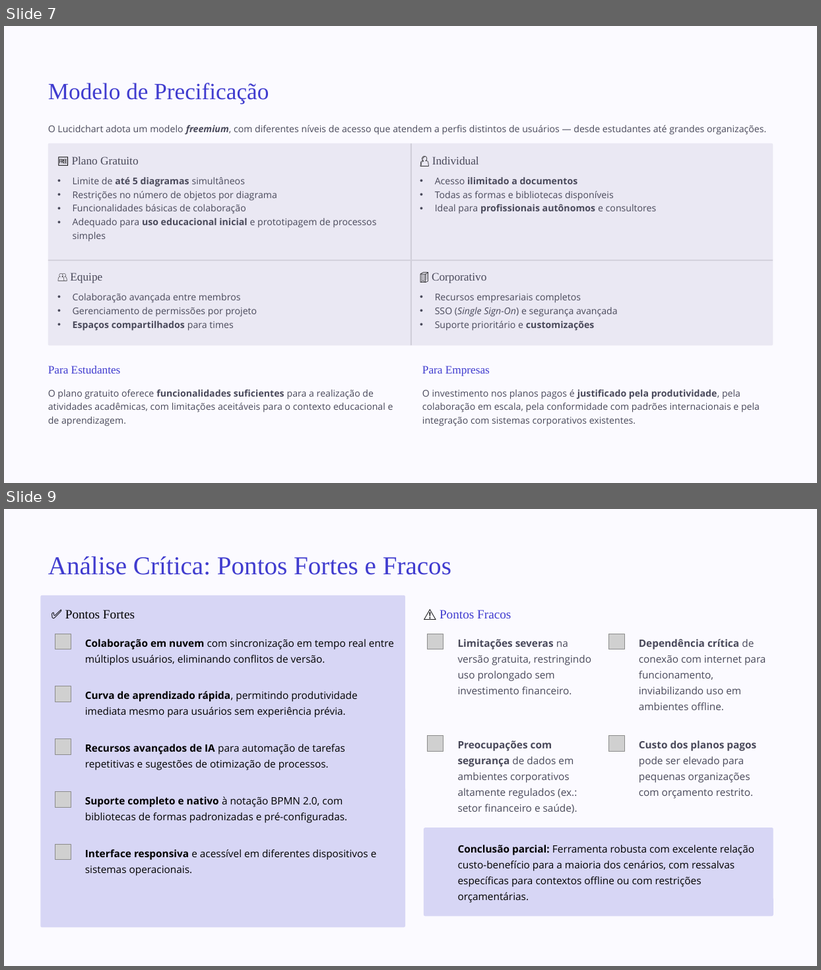
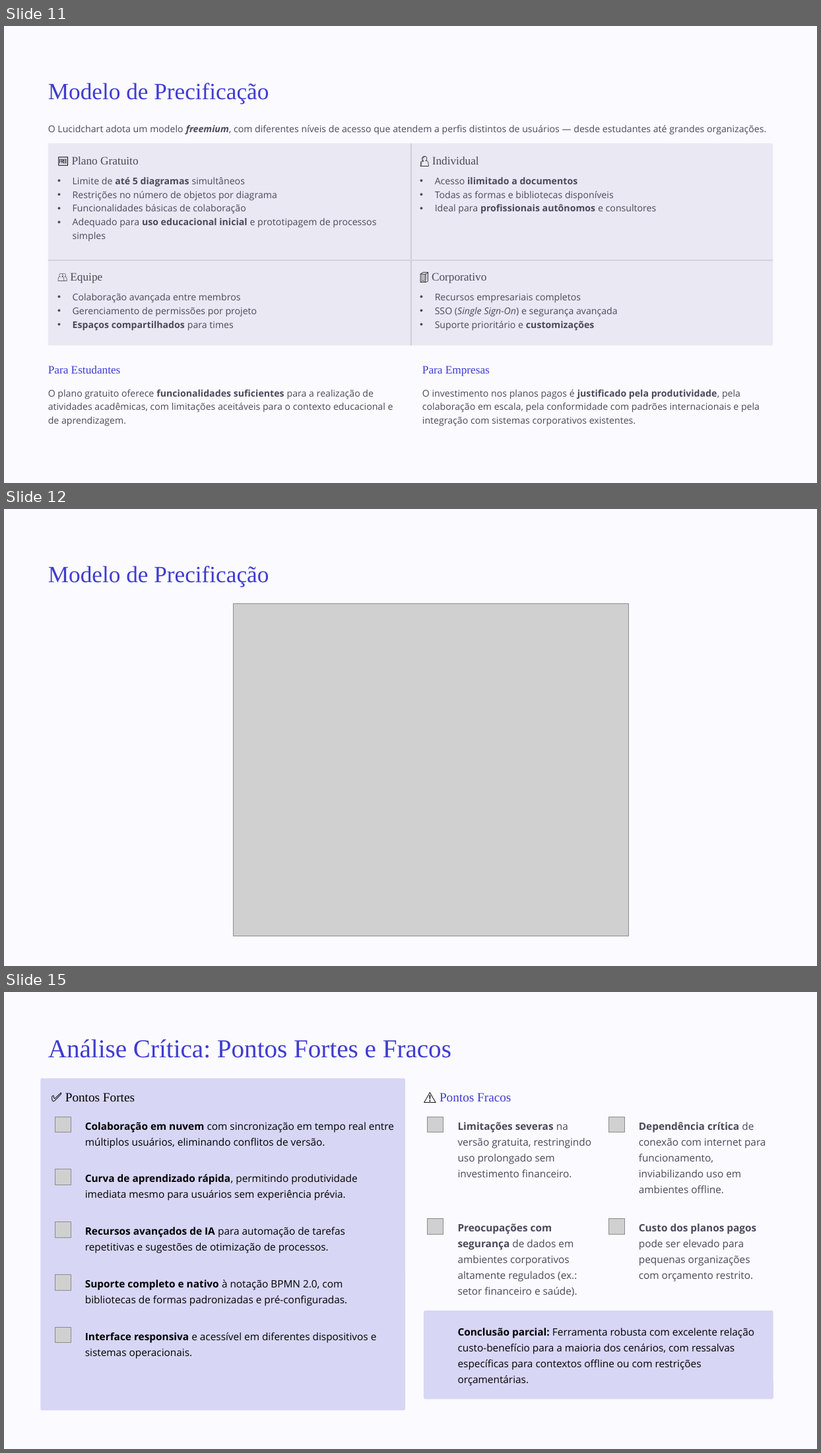
Before and after one commit to anibele/Modelagem-de-Processo, a slide deck: Modelagem-BPMN-Lucidchart.pptx. Shown one above the other, each under a label of ours: slides 7 and 9 before the commit, slides 11, 12 and 15 after it; the slides between them are not shown. The pictures are 821x970 and 821x1453 pixels, drawn with LibreOffice and Linux fonts; fonts in the diff are those of the drawing; grey boxes stand for pictures; background and template pictures are left out. Boxes give left, top, right and bottom in pixels: in the first picture for what was removed or moved away, otherwise in the second. Text is boxed around its words. In the diff, an @@ line names an element or a change of style, - is before the commit and + after.

```diff
--- a/Modelagem-BPMN-Lucidchart.pptx
+++ b/Modelagem-BPMN-Lucidchart.pptx
@@ slide 12 added at [4,509,817,966], background #000000; not listed: 1 template element that a slide beside it also shows @@
@@ text added at [48,566,269,587], 27.5 pt, text #403CCF @@
+Modelo de Precificação
@@ picture added at [234,603,629,936] @@
@@ rectangle added at [740,943,812,961], fill #FBFAFF, outline #FBFAFF 1 pt @@
@@ what was slide 7 is now slide 11 @@
@@ what was slide 9 is now slide 15 @@
```
Also in this commit, not shown: 4 slides changed, 9 other slides added, 1 slide removed.
